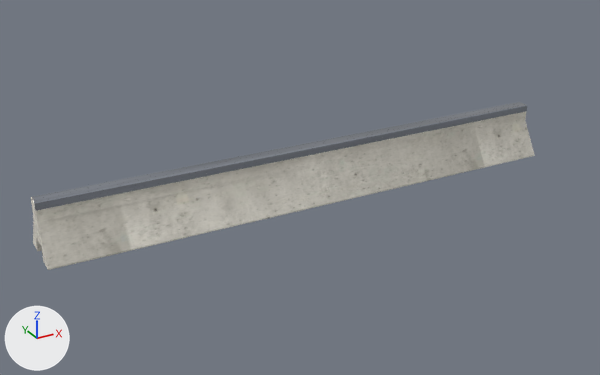
The glTF model public/katalog/modelle/slide-bar-300.gltf: old version first, new version second.
Both versions are drawn from a 50 mm lens placed at (-2.11, -3.68, 1.9), pointed at (-0.05, 0.06, 0.03). Arrows for +X, +Y and +Z are at lower left; the lights stay in place. The older version comes first. Vertices at exactly the same position are counted once.

Objects in the first picture: 'SK0164_Slide-Bar_300.001'.
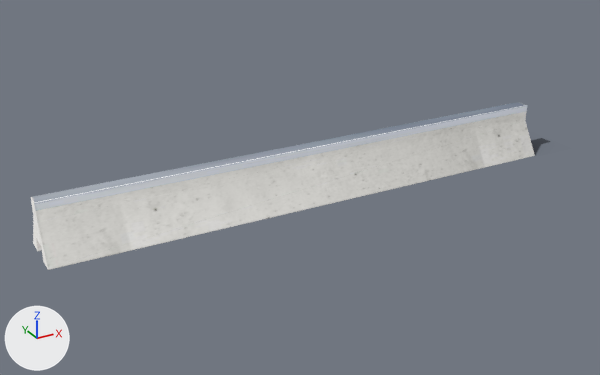
What differs and where, as boxes (x1, y1, x2, y2) in the pictures (600 x 375 px):
'Schatten', added: after (531, 138, 550, 155)
part 1 of me_sk0164_slide_bar_300_001, recoloured: (31, 111, 535, 270) in both
part 2 of me_sk0164_slide_bar_300_001, recoloured: (31, 102, 527, 211) in both

The change, as a list of edits to the scene's bpy script:
```text
Add img_slide_bar_300_licht:
    img_slide_bar_300_licht = load_image('slide-bar-300_licht', 'texturen/slide-bar-300_licht.jpg', 2048, 2048, 'sRGB')
Add img_slide_bar_300_schatten:
    img_slide_bar_300_schatten = load_image('slide-bar-300_schatten', 'texturen/slide-bar-300_schatten.png', 692, 75, 'sRGB')
Add mat_stahl_web_034:
    mat_stahl_web_034 = bpy.data.materials.new('Stahl_web.034')
    # uses the picture img_slide_bar_300_licht
Add mat_beton_web_043:
    mat_beton_web_043 = bpy.data.materials.new('Beton_web.043')
    # uses the picture img_slide_bar_300_licht
Add mat_schatten_041:
    mat_schatten_041 = bpy.data.materials.new('Schatten.041')
    # uses the picture img_slide_bar_300_schatten
Change me_sk0164_slide_bar_300_001:
    where me_sk0164_slide_bar_300_001.from_pydata(...)  # 361 vertices, 497 faces; spans x -1.5..1.5, y -0.15..0.15, z 0.0..0.3
    used by ob_sk0164_slide_bar_300_001; location = (0.0, 0.0, 0.0)
    me_sk0164_slide_bar_300_001 part 1: 337 faces spanning x -1.5..1.5, y -0.15..0.15, z 0.0..0.3 switch from mat_beton_web_099 to mat_beton_web_043
    me_sk0164_slide_bar_300_001 part 2: 160 faces spanning x -1.5..1.5, y -0.04..0.04, z 0.26..0.3 switch from mat_stahl_web_070 to mat_stahl_web_034
Add me_schatten:
    me_schatten.from_pydata(...)  # 4 vertices, 2 faces; spans x -1.52..1.8, y -0.17..0.19, z 0.0
    me_schatten.materials.append(mat_schatten_041)
Add ob_schatten:
    ob_schatten = bpy.data.objects.new('Schatten', me_schatten)
    ob_schatten.location = (0.0, 0.0, 0.0)
```
